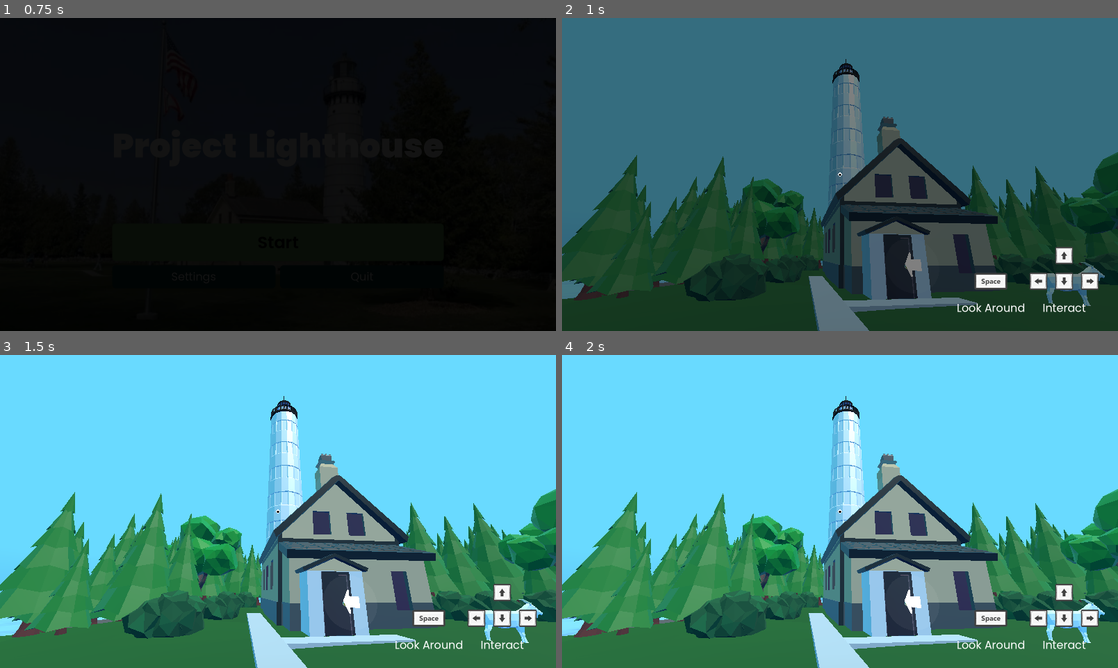
Above: before the commit, frames 1-4 (two rows, left to right).
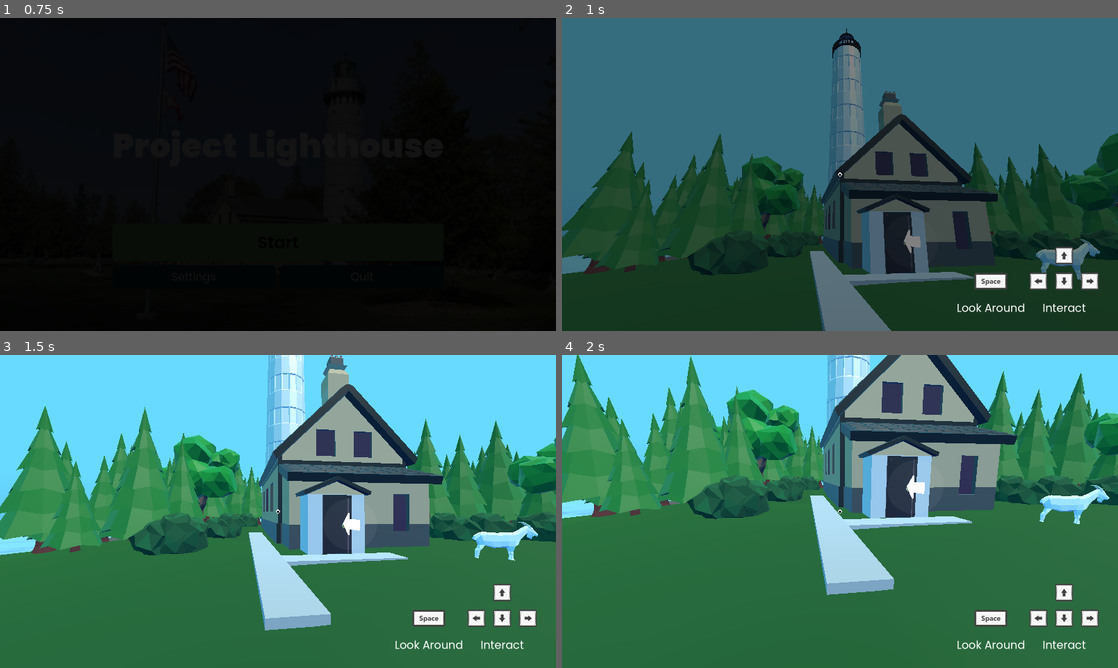
Above: after the commit, the same moments.

Repository: Illuminate-Wisc/Lighthouse
Game: Godot game, scene res://src/scenes/main_menu/main_menu.tscn
The game is run twice, just before and just after one commit, with the same random seed, the same clock (stepped at 60 frames per second) and the same inputs.
Inputs:
- Up to frame 1 (0.75 s): click "Start" at 0.5 s
- Up to frame 2 (1 s): no input
- Up to frame 3 (1.5 s): tap Enter (ui_accept) at 1.25 s; hold S (look_down) from 1.28 s (still down)
- Up to frame 4 (2 s): keep holding S (look_down); tap Enter (ui_accept) at 1.52 s

Frame 1 is identical in both runs. In frame 2, 21% of the frame differs, in the area x 0-100%, y 3-100%; in frame 3, 54%; in frame 4, 68%, in the area x 0-100%, y 0-100%.
Error before the commit: Parse Error: Identifier "description" not declared in the current scope. (res://src/player/player.gd:114)

Commit message:
Fixed indentation

Diff:
--- a/src/player/player.gd
+++ b/src/player/player.gd
@@ -109,11 +109,9 @@
 
 	if "description" in new_target.get_parent():
 		var description: String = new_target.get_parent().description
-
-
-	if description != "":
-		tween_desc_opacity(desc_max_opacity)
-		desc_label.text = description
+		if description != "":
+			tween_desc_opacity(desc_max_opacity)
+			desc_label.text = description
 
 
 	"""
